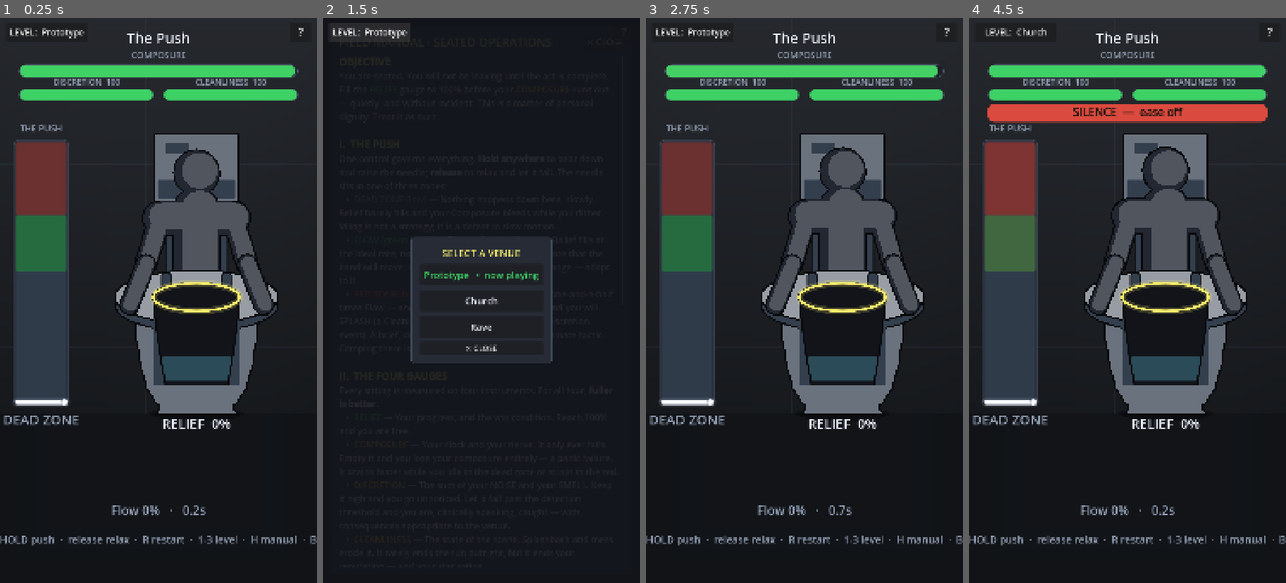
Above: before the commit, frames 1-4 (left to right).
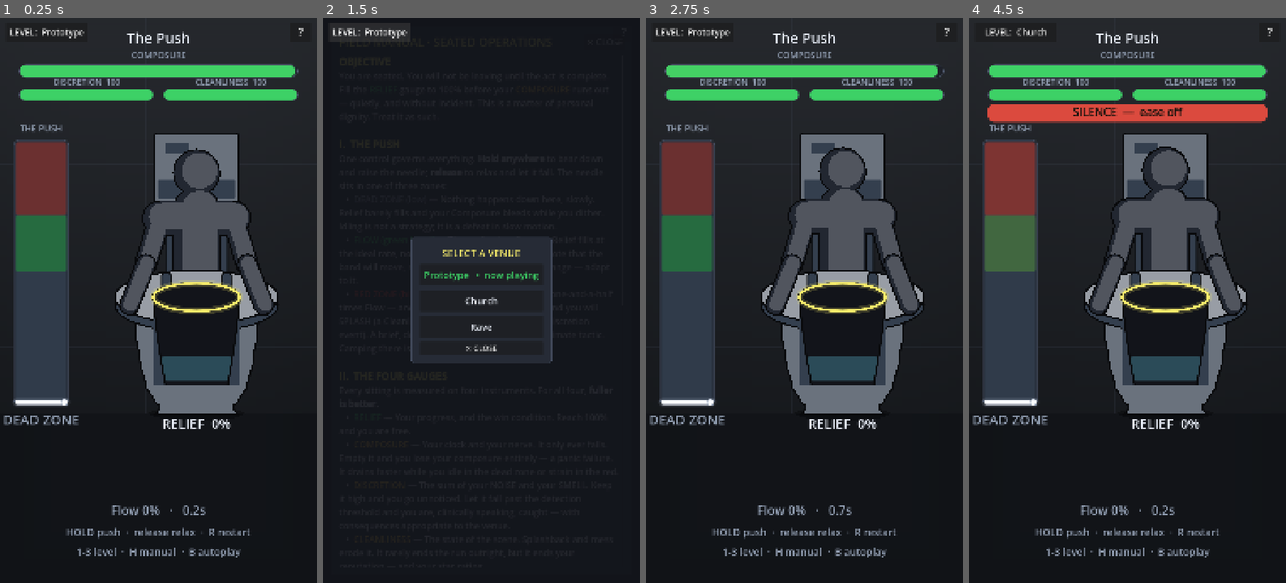
Above: after the commit, the same moments.

Repository: CodeMasterMike/poo-sim
Game: Godot game, scene res://scenes/sit/push_prototype.tscn
The game is run twice, just before and just after one commit, with the same random seed, the same clock (stepped at 60 frames per second) and the same inputs.
Inputs:
- Up to frame 1 (0.25 s): no input
- Up to frame 2 (1.5 s): click "?" at 0.5 s; click "LEVEL: Prototype" at 1.25 s
- Up to frame 3 (2.75 s): click "Prototype • now playing" at 2 s
- Up to frame 4 (4.5 s): click "?" at 2.75 s; click "LEVEL: Prototype" at 3.5 s; click "Church" at 4.25 s

The runs differ from the first frame. In frame 1, 1.3% of the frame differs, in the area x 0-100%, y 90-96%; in frame 2, less than 0.1%; in frame 3, 1.3%; in frame 4, 1.3%.

Commit message:
Give the two labels that never fit room to say it
Separate from the aspect fix: these two clipped at the design aspect as well,
and have been clipping for as long as they have existed.

The Relief readout's box was the bowl cavity plus padding, which fits
"RELIEF  9%" and loses the end of the longer consistency words — STEADY showed
as "STE". It now measures the line it is about to draw and widens to it when
asked, staying centred on the bowl either way, so the box is sized by the
longest thing the readout can PRODUCE rather than by whatever it happened to be
showing when the padding was chosen.

The controls hint is six items joined, which is wider than 1080 at any size this
footer is readable at, so it ran off both edges and lost the first and last
hints — HOLD and autoplay. It now wraps to two lines. The split is measured
rather than hardcoded because the item count is level-dependent: a one-venue
build drops the "1-3 level" entry, fits on one line, and should use it.

Diff:
--- a/scripts/ui/sit_hud.gd
+++ b/scripts/ui/sit_hud.gd
@@ -40,6 +40,9 @@
 const TEXT_DIM := Palette.TEXT_DIM
 const GOAL := Palette.GOAL
 
+## What separates the items in the controls hint, on one line or two.
+const SEP := "  ·  "
+
 
 func _init(canvas: CanvasItem, scene: SitScene) -> void:
 	_ci = canvas
@@ -73,7 +76,7 @@
 	var fr := state.flow_ratio()
 	VectorDraw.text(_ci, font, "Flow %d%%   ·   %.1fs" % [int(round(fr * 100.0)), clock.elapsed],
 			0, int(h * 0.88), w, VectorDraw.type_size(w, 0.022), TEXT_DIM)
-	VectorDraw.text(_ci, font, _controls_hint(), 0, int(h * 0.93), w, VectorDraw.type_size(w, 0.018), TEXT_DIM)
+	_draw_controls_hint(font, w, h)
 	if autoplay:
 		VectorDraw.text(_ci, font, "· AUTOPLAY ·", 0, int(h * 0.85), w, VectorDraw.type_size(w, 0.020), GOAL)
 
@@ -298,8 +301,16 @@
 	var word := _readout_consistency()
 	if not word.is_empty():
 		line += "   ·   " + word
-	VectorDraw.text(_ci, font, line, cav.position.x - pad * 0.5, int(h * 0.727), cav.size.x + pad,
-			VectorDraw.type_size(w, 0.024), TEXT)
+	# The region has to hold the longest line this readout can PRODUCE, not the
+	# one on screen when it was tuned. A cavity-plus-padding box fits
+	# "RELIEF  9%" and loses the end of the longer consistency words — STEADY
+	# rendered as "STE". So measure the line and widen to it when it asks for
+	# more, keeping the box centred on the bowl either way.
+	var fs := VectorDraw.type_size(w, 0.024)
+	var need := font.get_string_size(line, HORIZONTAL_ALIGNMENT_CENTER, -1, fs).x + w * 0.04
+	var region := maxf(cav.size.x + pad, need)
+	VectorDraw.text(_ci, font, line, cav.get_center().x - region * 0.5, int(h * 0.727), region,
+			fs, TEXT)
 
 
 ## Which consistency the readout names.
@@ -488,13 +499,30 @@
 ## registered — and a hint promising three keys on a screen offering five is worse
 ## than no hint, because a player trusts it. A single-venue roster drops the span
 ## entirely instead of advertising a key that selects what is already playing.
-func _controls_hint() -> String:
-	var parts := ["HOLD push", "release relax", "R restart"]
+func _controls_parts() -> Array[String]:
+	var parts: Array[String] = ["HOLD push", "release relax", "R restart"]
 	var slots := LevelCatalog.key_slots()
 	if slots > 1:
 		parts.append("1-%d level" % slots)
 	parts.append_array(["H manual", "B autoplay"])
-	return "  ·  ".join(parts)
+	return parts
+
+
+## The hint wraps rather than shrinks. Six items joined is wider than 1080 at any
+## size this footer can be read at, so it ran off both edges — the first and last
+## hints, HOLD and autoplay, were the ones lost. Splitting is measured rather than
+## hardcoded because the item count is level-dependent: a one-venue build drops
+## the "1-3 level" entry and fits on a single line, and should use it.
+func _draw_controls_hint(font: Font, w: float, h: float) -> void:
+	var fs := VectorDraw.type_size(w, 0.018)
+	var parts := _controls_parts()
+	var joined := SEP.join(parts)
+	if font.get_string_size(joined, HORIZONTAL_ALIGNMENT_CENTER, -1, fs).x <= w * 0.96:
+		VectorDraw.text(_ci, font, joined, 0, int(h * 0.93), w, fs, TEXT_DIM)
+		return
+	var half := int(ceil(parts.size() / 2.0))
+	VectorDraw.text(_ci, font, SEP.join(parts.slice(0, half)), 0, int(h * 0.917), w, fs, TEXT_DIM)
+	VectorDraw.text(_ci, font, SEP.join(parts.slice(half)), 0, int(h * 0.952), w, fs, TEXT_DIM)
 
 
 func _meter_color(v: float) -> Color:
